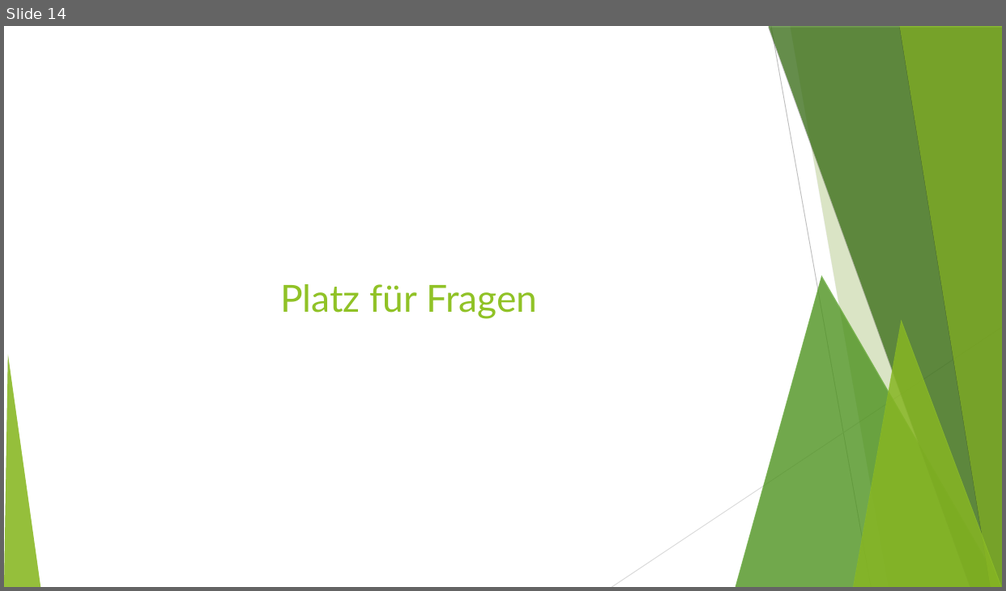
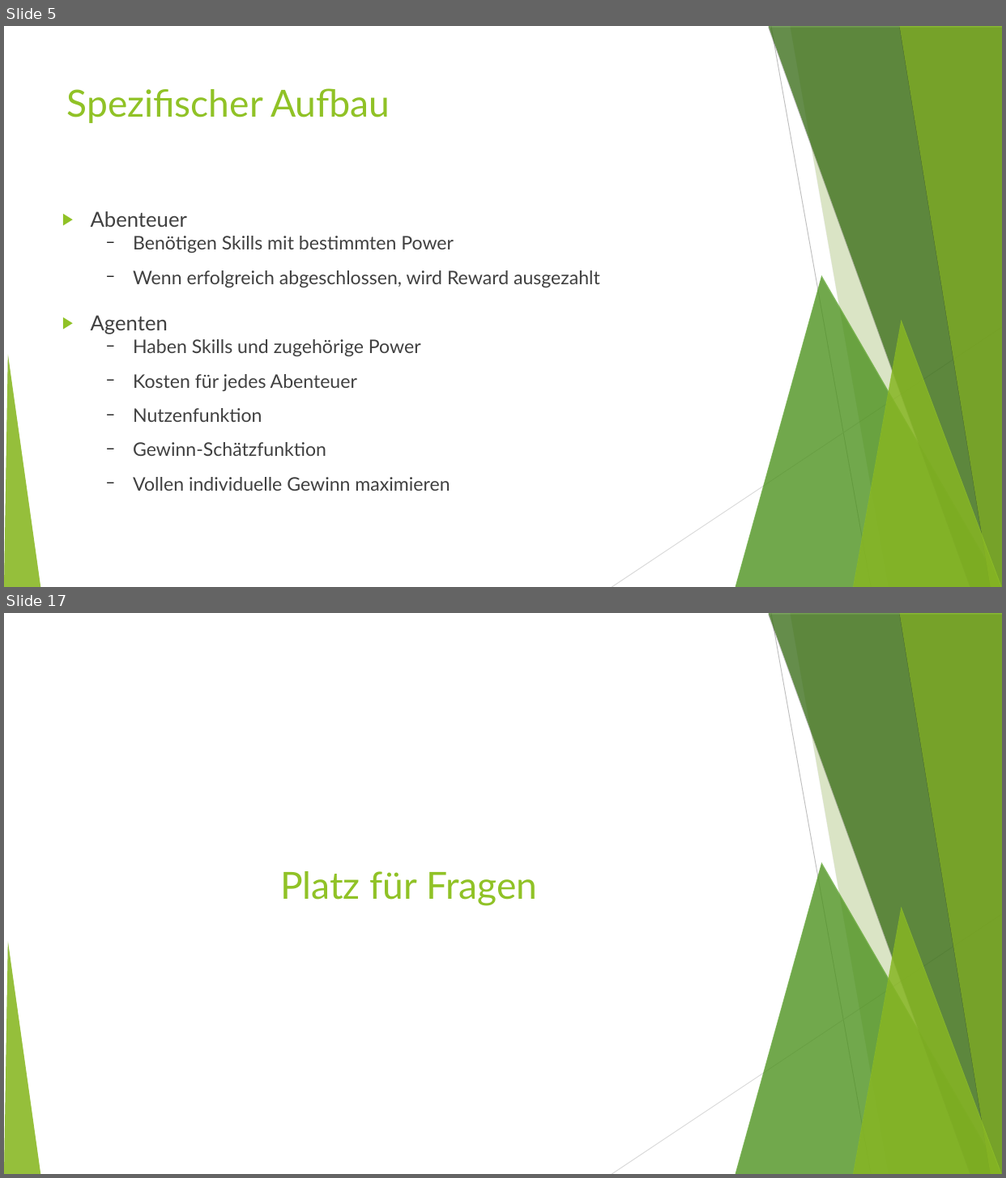
Before and after one commit to MFizz/AiF, a slide deck: Abschluss/alt.odp. Shown one above the other, each under a label of ours: slide 14 before the commit, slides 5 and 17 after it; the slides between them are not shown. The pictures are 1006x591 and 1006x1178 pixels, drawn with LibreOffice and Linux fonts; fonts in the diff are those of the drawing. Boxes give left, top, right and bottom in pixels: in the first picture for what was removed or moved away, otherwise in the second. Text is boxed around its words. In the diff, an @@ line names an element or a change of style, - is before the commit and + after.

```diff
--- a/Abschluss/alt.odp
+++ b/Abschluss/alt.odp
@@ slide 5 added at (4,26,1002,587), background #FFFFFF; not listed: 10 template elements that a slide beside it also shows @@
@@ title added at (67,88,390,123), 36 pt, text #90C226 @@
+Spezifischer Aufbau
@@ text added at (91,211,600,491), 18 pt, text #404040 @@
+▶ Abenteuer
+  − Benötigen Skills mit bestimmten Power
+  − Wenn erfolgreich abgeschlossen, wird Reward ausgezahlt
+▶ Agenten
+  − Haben Skills und zugehörige Power
+  − Kosten für jedes Abenteuer
+  − Nutzenfunktion
+  − Gewinn-Schätzfunktion
+  − Vollen individuelle Gewinn maximieren
@@ what was slide 14 is now slide 17 @@
```
Also in this commit, not shown: 10 slides changed, 5 other slides added, 3 slides removed.
